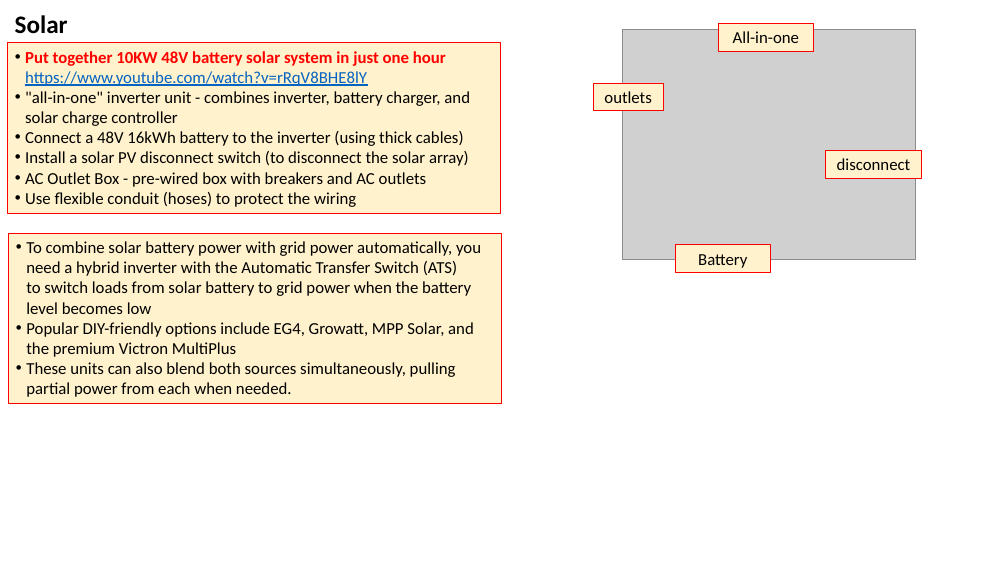
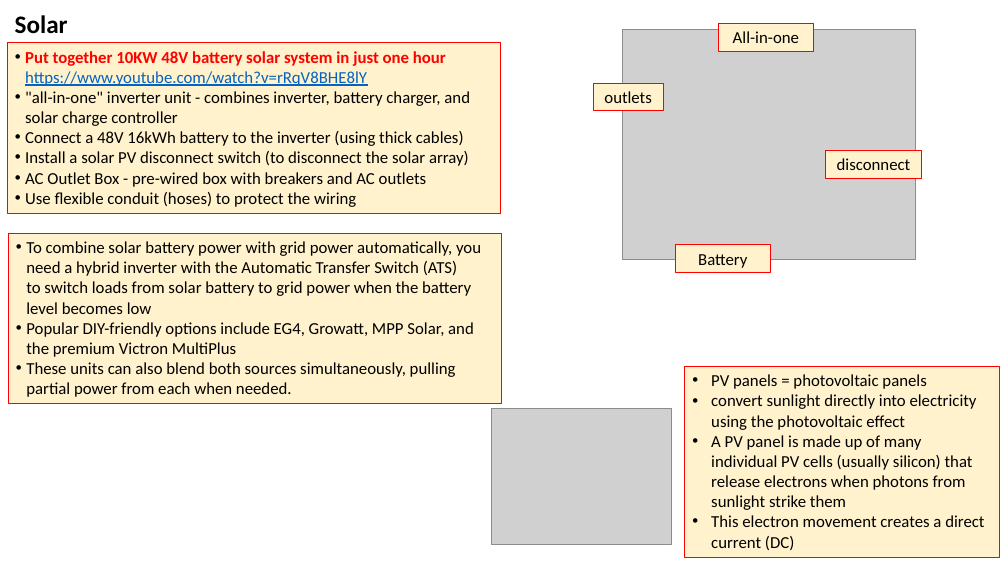
Before and after one commit to lselector/misc_farm, a slide deck: slide 1 of solar.pptx. Drawn at 1008x567 pixels with LibreOffice and Linux fonts; fonts in the diff are those of the drawing; grey boxes stand for pictures. Boxes give left, top, right and bottom in pixels: in the first picture for what was removed or moved away, otherwise in the second. Text is boxed around its words. In the diff, an @@ line names an element or a change of style, - is before the commit and + after.

```diff
--- a/solar.pptx
+++ b/solar.pptx
@@ rectangle added at [684,366,999,556], fill #FFF2CC, outline #FF0000 0.56 pt, 12 pt, text #000000 @@
+• PV panels = photovoltaic panels
+• convert sunlight directly into electricity using the photovoltaic effect
+• A PV panel is made up of many individual PV cells (usually silicon) that release electrons when photons from sunlight strike them
+• This electron movement creates a direct current (DC)
@@ picture added at [491,408,671,544] @@
```
Also in this commit, not shown: 1 other slide changed, 3 slides added, 1 other file.
